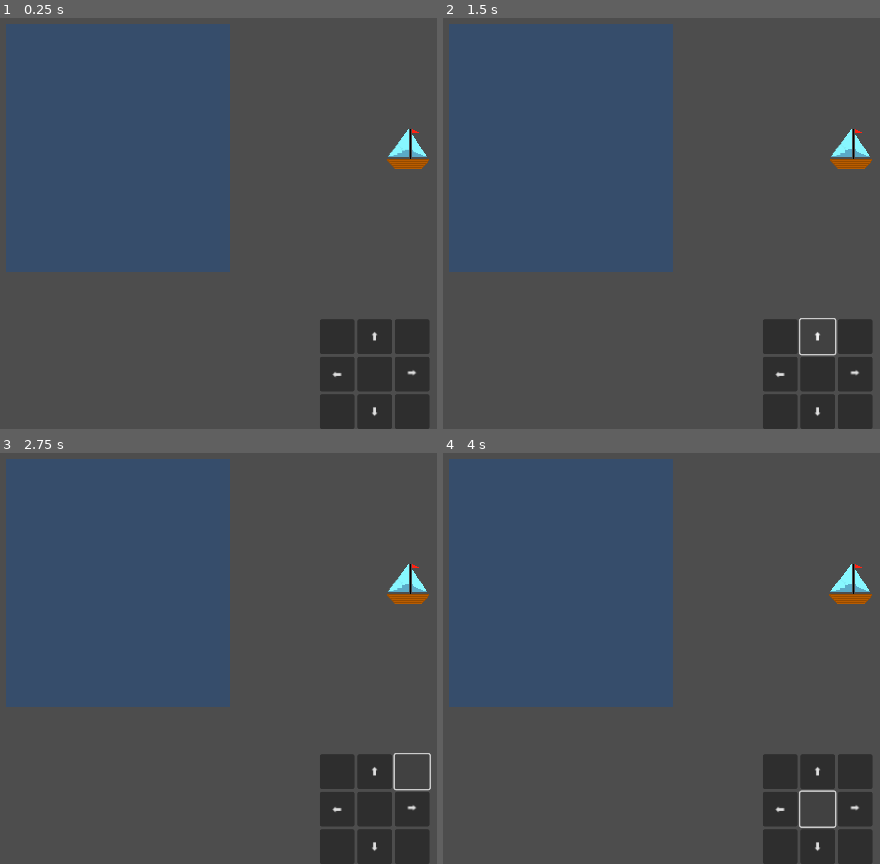
Above: before the commit, frames 1-4 (two rows, left to right).
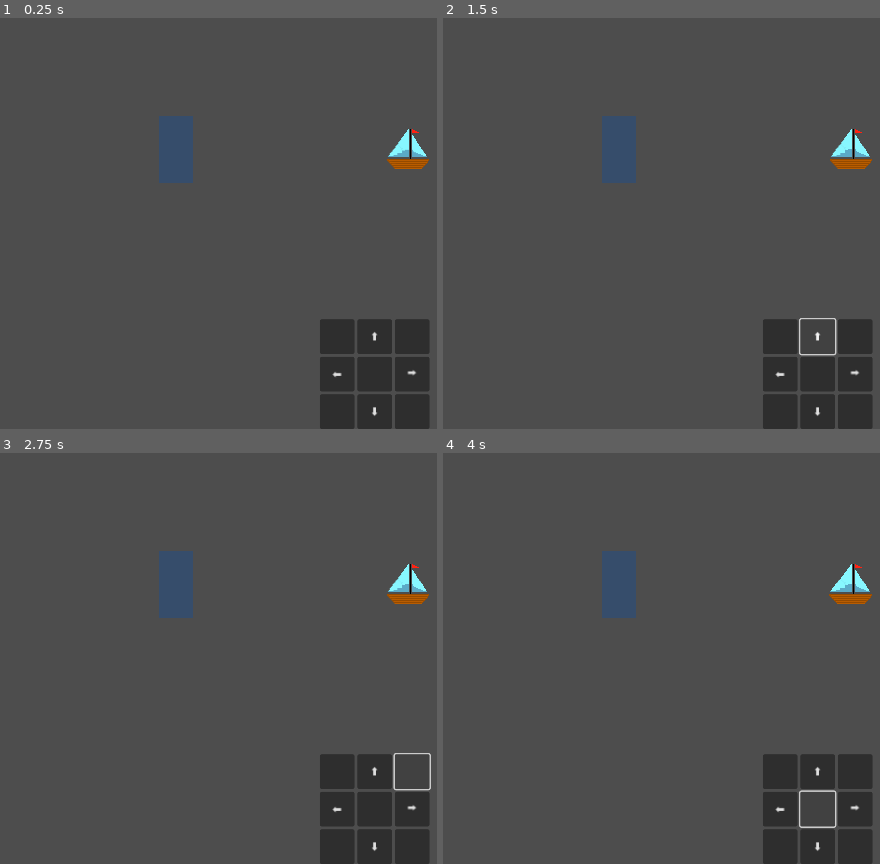
Above: after the commit, the same moments.

Repository: maxkompch/Fishing4Future
Game: Godot game, scene res://main.tscn
Two runs of this game, one before a commit and one after it. Both use one fixed random seed, a clock stepped at 60 frames per second and the inputs below.
Inputs (mouse positions are in pixels of both pictures, inside the frame that each line leads up to):
- Up to frame 1 (0.25 s): no input
- Up to frame 2 (1.5 s): click (779, 338) at 0.5 s; click "⬆" at 1.25 s
- Up to frame 3 (2.75 s): click (410, 773) at 2 s
- Up to frame 4 (4 s): click "⬅" at 2.75 s; click (818, 810) at 3.5 s

The runs differ from the first frame. In frame 1, 30% of the frame differs, in the area x 1-53%, y 1-62%; in frame 2, 30%; in frame 3, 30%; in frame 4, 30%.

Commit message:
some progress

Diff:
--- /dev/null
+++ b/fish_species.gd
@@ -0,0 +1,11 @@
+extends Node
+
+
+# Called when the node enters the scene tree for the first time.
+func _ready() -> void:
+	pass # Replace with function body.
+
+
+# Called every frame. 'delta' is the elapsed time since the previous frame.
+func _process(delta: float) -> void:
+	pass
--- a/main.tscn
+++ b/main.tscn
@@ -3,13 +3,13 @@
 [ext_resource type="Script" path="res://player.gd" id="2_huqim"]
 [ext_resource type="Texture2D" uid="uid://cwqyxw64pps3i" path="res://5. Icons/boat_pixelart.png" id="2_yphp6"]
 [ext_resource type="Script" path="res://ui.gd" id="3_8iex2"]
-[ext_resource type="Script" path="res://SlowArea.gd" id="4_8x4py"]
+[ext_resource type="Script" path="res://slow_area.gd" id="4_8x4py"]
 
 [sub_resource type="RectangleShape2D" id="RectangleShape2D_okyxk"]
 size = Vector2(37, 32)
 
 [sub_resource type="RectangleShape2D" id="RectangleShape2D_hls4t"]
-size = Vector2(322, 357)
+size = Vector2(49.75, 96)
 
 [node name="Main" type="Node2D"]
 position = Vector2(628, 248)
@@ -95,9 +95,9 @@
 layout_mode = 2
 
 [node name="Area2D" type="Area2D" parent="."]
-position = Vector2(-421, -5)
+position = Vector2(-337, -2)
 script = ExtResource("4_8x4py")
 
 [node name="CollisionShape2D" type="CollisionShape2D" parent="Area2D"]
-position = Vector2(61, 17.5)
+position = Vector2(-1, -1)
 shape = SubResource("RectangleShape2D_hls4t")
--- a/player.gd
+++ b/player.gd
@@ -10,12 +10,12 @@
 @export var fishing_speed: float = 1.0
 @export var fishing_skill: float = 1.0
 
-# Speed modifier variables
+# Speed modifier
 var speed_modifier: float = 1.0
 var target_modifier: float = 1.0
 var modifier_change_rate: float = 2.0  # How fast the speed modifier changes
 
-# Rest of your variables...
+# Variables
 var current_plastics: float = 0.0
 var current_fish: float = 0.0
 var input_vector = Vector2.ZERO
Renamed: SlowArea.gd -> slow_area.gd
